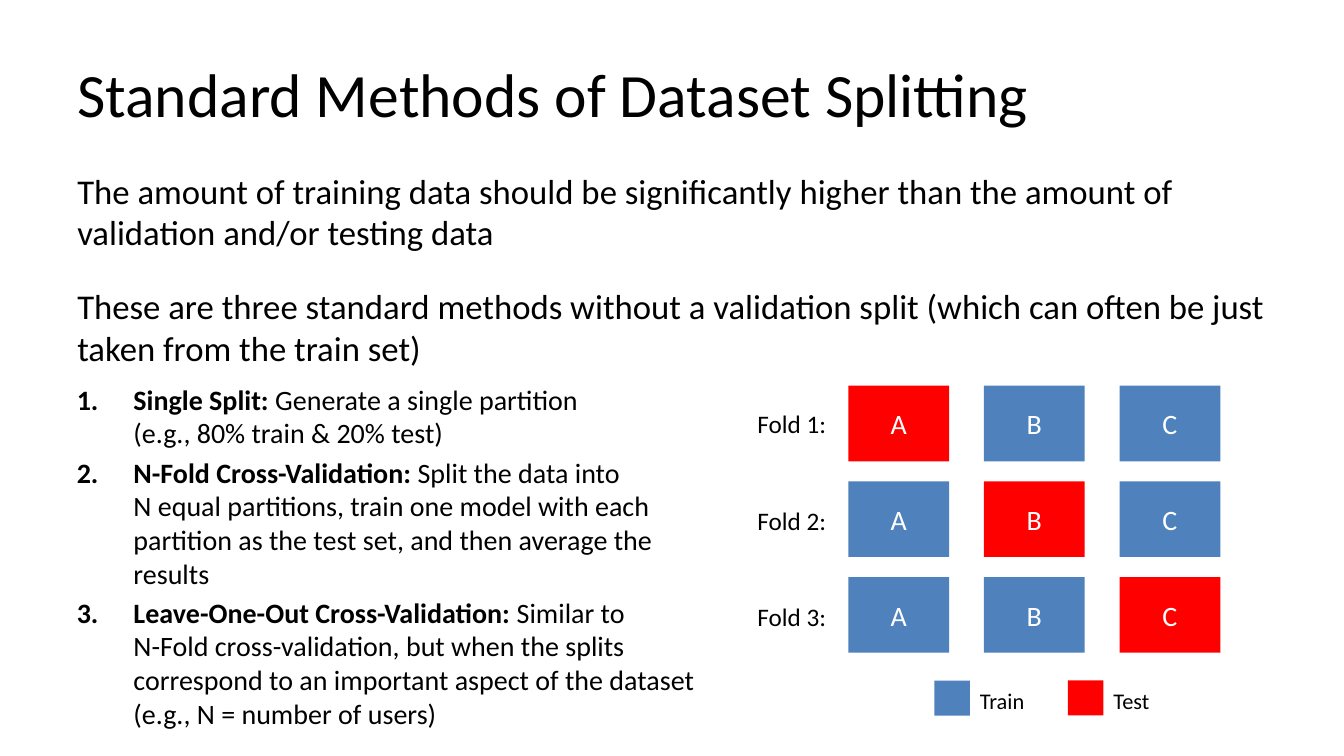
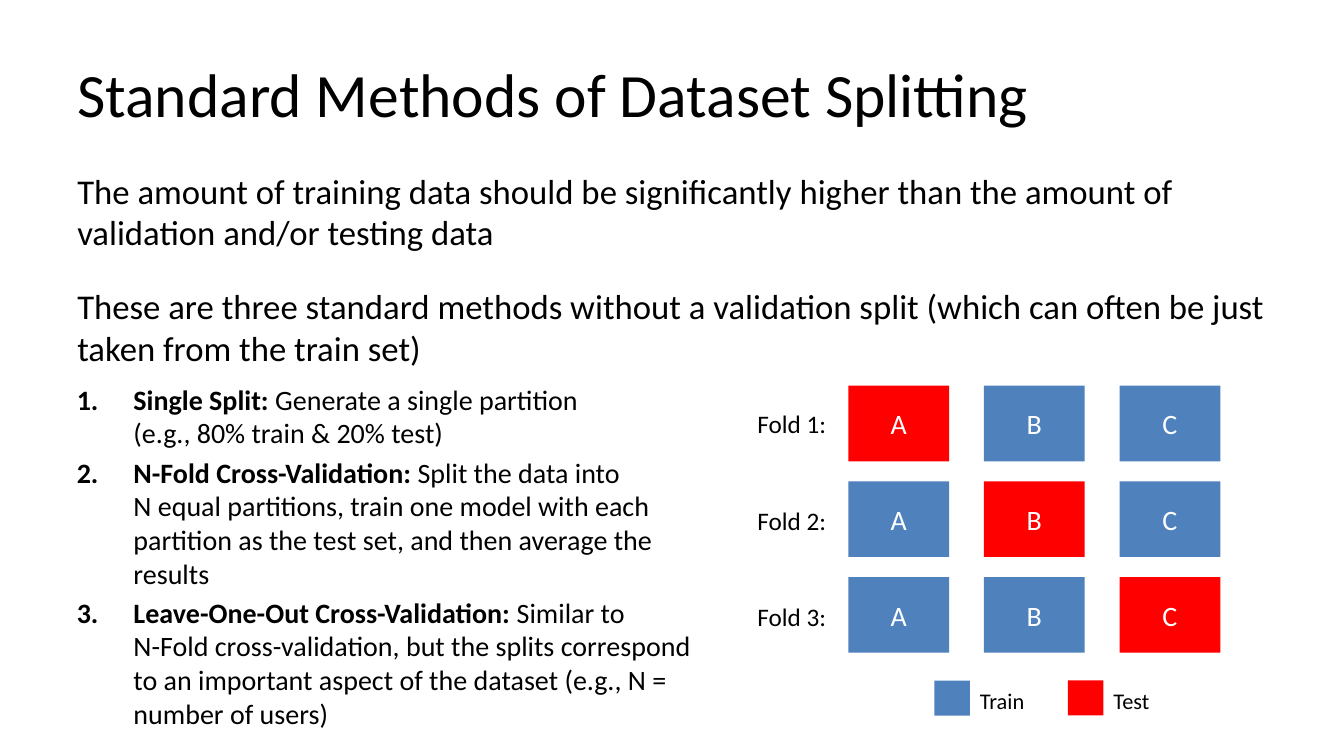
Before and after one commit to C4M-UofT/C4M-UofT.github.io, a slide deck: slide 17 of lectures/winter/6_ml_workflow/MachineLearning_tutorial.pptx. Drawn at 1344x756 pixels with LibreOffice and Linux fonts; fonts in the diff are those of the drawing. Boxes give left, top, right and bottom in pixels: in the first picture for what was removed or moved away, otherwise in the second. Text is boxed around its words. In the diff, an @@ line names an element or a change of style, - is before the commit and + after.

```diff
--- a/lectures/winter/6_ml_workflow/MachineLearning_tutorial.pptx
+++ b/lectures/winter/6_ml_workflow/MachineLearning_tutorial.pptx
@@ text at [133,603,690,728]: text changed @@
-3. Leave-One-Out Cross-Validation: Similar to
-   N-Fold cross-validation, but when the splits correspond to an important aspect of the dataset (e.g., N = number of users)
+3. Leave-One-Out Cross-Validation: Similar to
+   N-Fold cross-validation, but the splits correspond to an important aspect of the dataset (e.g., N = number of users)
```
Also in this commit, not shown: 19 other slides changed, 5 slides added, 3 slides removed, 2 other files.
